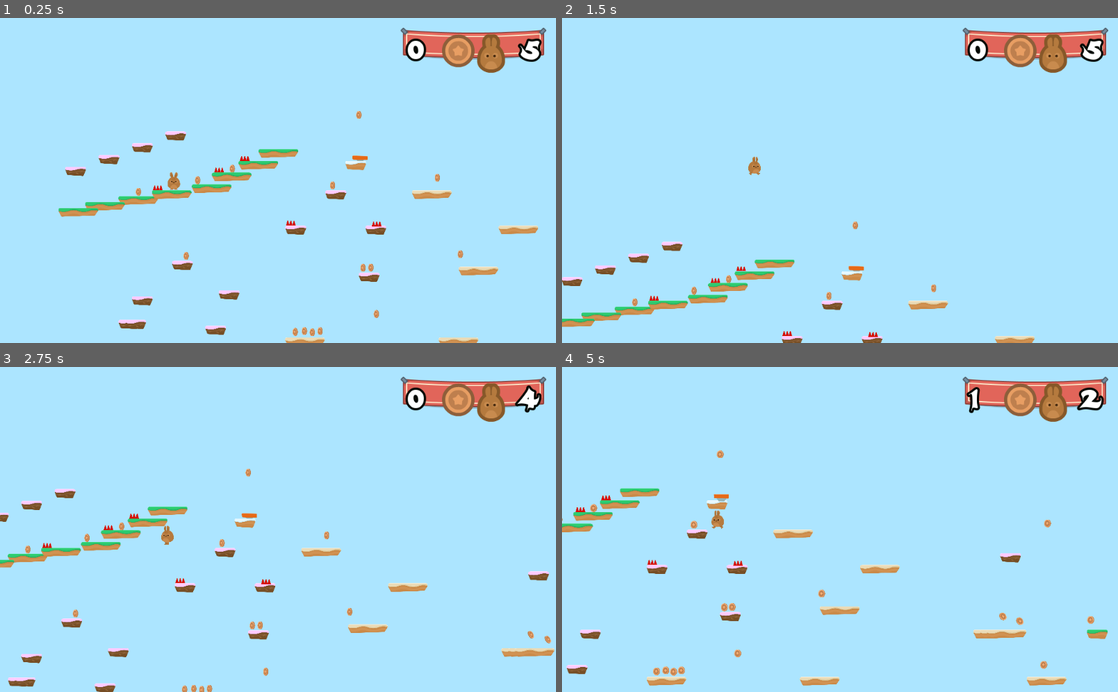
Above: before the commit, frames 1-4 (two rows, left to right).
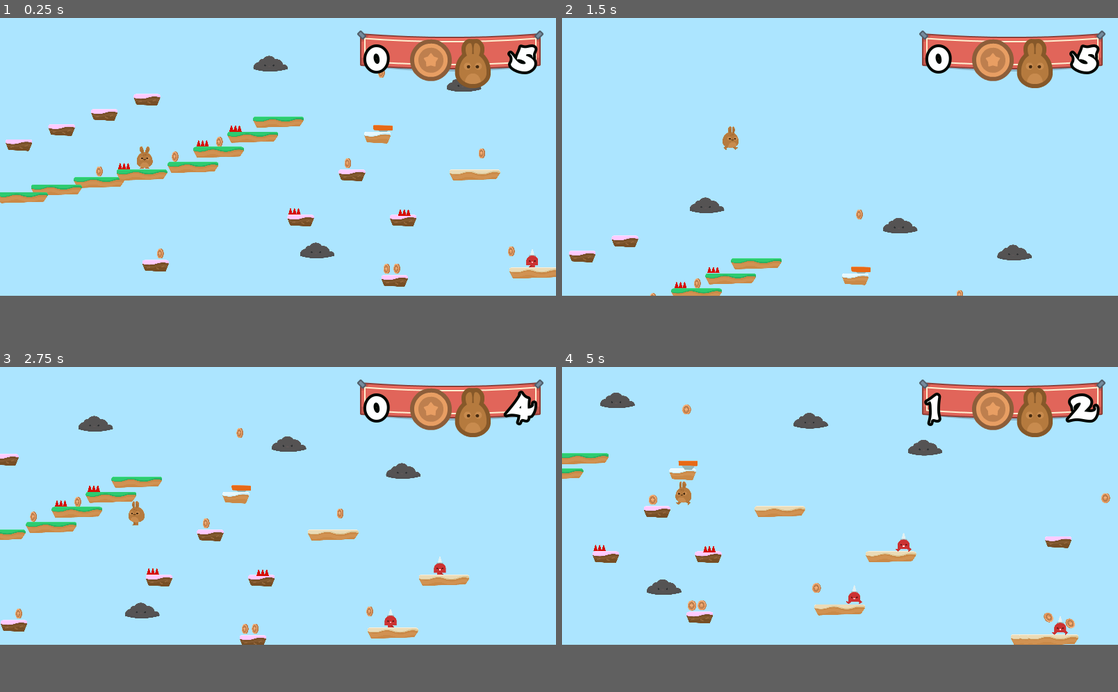
Above: after the commit, the same moments.

Repository: melvyniandrag/HoppyDays2Player
Game: Godot game, scene res://Levels/Level1.tscn
The game is run twice, just before and just after one commit, with the same random seed, the same clock (stepped at 60 frames per second) and the same inputs.
Inputs:
- Up to frame 1 (0.25 s): no input
- Up to frame 2 (1.5 s): hold D (right) from 0.53 s (still down); tap W (jump) at 0.77 s
- Up to frame 3 (2.75 s): tap W (jump) at 1.52 s; release D (right) at 2.03 s; hold A (left) from 2.03 s (still down)
- Up to frame 4 (5 s): release A (left) at 2.78 s; hold D (right) 2.78-4.28 s; tap W (jump) at 3.02, 3.77, 4.52 s; hold A (left) from 4.28 s (still down)
In our replay, the window is 800x468 before the commit and 800x400 after it. These sizes can differ from the game's own. Grey fills any space a smaller window leaves; there, only what the larger window draws over its background counts as a difference.

The runs differ from the first frame. In frame 1, 14% of the frame differs, in the area x 0-100%, y 2-100%; in frame 2, 8.4%; in frame 3, 12%; in frame 4, 11%.

Commit message:
fully functional game

Diff:
--- a/Hazards/SpikeTop.tscn
+++ b/Hazards/SpikeTop.tscn
@@ -4,7 +4,6 @@
 [ext_resource path="res://GFX/Environment/spikes_top.png" type="Texture" id=2]
 
 [node name="SpikeTop" type="Area2D"]
-editor/display_folded = true
 modulate = Color( 0.941176, 0.0588235, 0.0156863, 1 )
 collision_layer = 4
 script = ExtResource( 1 )
--- /dev/null
+++ b/Items/Portal.gd
@@ -0,0 +1,4 @@
+extends Node2D
+
+func _on_Area2D_body_entered(body):
+	get_tree().call_group("Gamestate", "win_game")
--- /dev/null
+++ b/Items/Portal.tscn
@@ -0,0 +1,63 @@
+[gd_scene load_steps=7 format=2]
+
+[ext_resource path="res://Items/Portal.gd" type="Script" id=1]
+[ext_resource path="res://GFX/Items/portal_yellow.png" type="Texture" id=2]
+[ext_resource path="res://GFX/Particles/portal_yellowParticle.png" type="Texture" id=3]
+
+[sub_resource type="RectangleShape2D" id=1]
+extents = Vector2( 115.6, 41.4803 )
+
+[sub_resource type="Animation" id=2]
+resource_name = "PortalStretch"
+length = 2.0
+loop = true
+step = 1.0
+tracks/0/type = "value"
+tracks/0/path = NodePath(".:scale")
+tracks/0/interp = 1
+tracks/0/loop_wrap = true
+tracks/0/imported = false
+tracks/0/enabled = true
+tracks/0/keys = {
+"times": PoolRealArray( 0, 1 ),
+"transitions": PoolRealArray( 1, 1 ),
+"update": 0,
+"values": [ Vector2( 1, 1 ), Vector2( 1.5, 1 ) ]
+}
+
+[sub_resource type="ParticlesMaterial" id=3]
+emission_shape = 1
+emission_sphere_radius = 128.0
+flag_disable_z = true
+gravity = Vector3( 0, 0, 0 )
+initial_velocity = 15.0
+angular_velocity = 50.0
+orbit_velocity = 0.25
+orbit_velocity_random = 1.0
+radial_accel = 4.0
+
+[node name="Portal" type="Node2D"]
+script = ExtResource( 1 )
+
+[node name="Area2D" type="Area2D" parent="."]
+scale = Vector2( 1.23988, 1 )
+collision_layer = 0
+
+[node name="Sprite" type="Sprite" parent="Area2D"]
+texture = ExtResource( 2 )
+
+[node name="CollisionShape2D" type="CollisionShape2D" parent="Area2D"]
+visible = false
+shape = SubResource( 1 )
+
+[node name="AnimationPlayer" type="AnimationPlayer" parent="Area2D"]
+autoplay = "PortalStretch"
+anims/PortalStretch = SubResource( 2 )
+
+[node name="Particles2D" type="Particles2D" parent="Area2D"]
+amount = 30
+lifetime = 2.0
+randomness = 1.0
+process_material = SubResource( 3 )
+texture = ExtResource( 3 )
+[connection signal="body_entered" from="Area2D" to="." method="_on_Area2D_body_entered"]
--- a/Levels/GameState.gd
+++ b/Levels/GameState.gd
@@ -29,3 +29,6 @@
 
 func end_game():
 	get_tree().change_scene("res://Levels/GameOver.tscn")
+
+func win_game():
+	get_tree().change_scene("res://Levels/Victory.tscn")
--- a/Levels/Level1.tscn
+++ b/Levels/Level1.tscn
@@ -1,13 +1,16 @@
-[gd_scene load_steps=9 format=2]
+[gd_scene load_steps=12 format=2]
 
 [ext_resource path="res://Levels/GameState.gd" type="Script" id=1]
 [ext_resource path="res://Player/Player.tscn" type="PackedScene" id=2]
 [ext_resource path="res://Levels/TileSet.tres" type="TileSet" id=3]
 [ext_resource path="res://Hazards/SpikeTop.tscn" type="PackedScene" id=4]
-[ext_resource path="res://SFX/Chiptune_Adventures_1.ogg" type="AudioStream" id=5]
-[ext_resource path="res://Items/JumpPad.tscn" type="PackedScene" id=6]
-[ext_resource path="res://GUI/GUI.tscn" type="PackedScene" id=7]
-[ext_resource path="res://Items/Coin.tscn" type="PackedScene" id=8]
+[ext_resource path="res://Items/Coin.tscn" type="PackedScene" id=5]
+[ext_resource path="res://SFX/Chiptune_Adventures_1.ogg" type="AudioStream" id=6]
+[ext_resource path="res://Items/JumpPad.tscn" type="PackedScene" id=7]
+[ext_resource path="res://GUI/GUI.tscn" type="PackedScene" id=8]
+[ext_resource path="res://NPCs/Spikeman.tscn" type="PackedScene" id=9]
+[ext_resource path="res://NPCs/Cloud.tscn" type="PackedScene" id=10]
+[ext_resource path="res://Items/Portal.tscn" type="PackedScene" id=11]
 
 [node name="Level1" type="Node2D"]
 script = ExtResource( 1 )
@@ -40,118 +43,225 @@
 [node name="SpikeTop5" parent="Hazards" instance=ExtResource( 4 )]
 position = Vector2( 2321.9, 558.092 )
 
-[node name="BGM" type="AudioStreamPlayer" parent="."]
-stream = ExtResource( 5 )
-volume_db = -20.0
-autoplay = true
-
-[node name="JumpPads" type="Node" parent="."]
-
-[node name="JumpPad" parent="JumpPads" instance=ExtResource( 6 )]
-position = Vector2( 2161.24, -155.576 )
-
-[node name="GUI" parent="." instance=ExtResource( 7 )]
-
 [node name="Coins" type="Node" parent="."]
 editor/display_folded = true
 
-[node name="Coin" parent="Coins" instance=ExtResource( 8 )]
+[node name="Coin" parent="Coins" instance=ExtResource( 5 )]
 position = Vector2( 36.1334, 208.734 )
 
-[node name="Coin2" parent="Coins" instance=ExtResource( 8 )]
+[node name="Coin2" parent="Coins" instance=ExtResource( 5 )]
 position = Vector2( 603.88, 83.1028 )
 
-[node name="Coin3" parent="Coins" instance=ExtResource( 8 )]
+[node name="Coin3" parent="Coins" instance=ExtResource( 5 )]
 position = Vector2( 936.248, -42.1614 )
 
-[node name="Coin4" parent="Coins" instance=ExtResource( 8 )]
+[node name="Coin4" parent="Coins" instance=ExtResource( 5 )]
 position = Vector2( 1898.93, 139.151 )
 
-[node name="Coin5" parent="Coins" instance=ExtResource( 8 )]
+[node name="Coin5" parent="Coins" instance=ExtResource( 5 )]
 position = Vector2( 493.76, 905.41 )
 
-[node name="Coin6" parent="Coins" instance=ExtResource( 8 )]
+[node name="Coin6" parent="Coins" instance=ExtResource( 5 )]
 position = Vector2( 2190.82, 1035.7 )
 
-[node name="Coin7" parent="Coins" instance=ExtResource( 8 )]
+[node name="Coin7" parent="Coins" instance=ExtResource( 5 )]
 position = Vector2( 2266.14, 1032.91 )
 
-[node name="Coin8" parent="Coins" instance=ExtResource( 8 )]
+[node name="Coin8" parent="Coins" instance=ExtResource( 5 )]
 position = Vector2( 1540.26, 1732.22 )
 
-[node name="Coin9" parent="Coins" instance=ExtResource( 8 )]
+[node name="Coin9" parent="Coins" instance=ExtResource( 5 )]
 position = Vector2( 1628.78, 1723.37 )
 
-[node name="Coin10" parent="Coins" instance=ExtResource( 8 )]
+[node name="Coin10" parent="Coins" instance=ExtResource( 5 )]
 position = Vector2( 1704.03, 1736.65 )
 
-[node name="Coin11" parent="Coins" instance=ExtResource( 8 )]
+[node name="Coin11" parent="Coins" instance=ExtResource( 5 )]
 position = Vector2( 1779.27, 1723.37 )
 
-[node name="Coin12" parent="Coins" instance=ExtResource( 8 )]
+[node name="Coin12" parent="Coins" instance=ExtResource( 5 )]
 position = Vector2( 2319.25, 1537.48 )
 
-[node name="Coin13" parent="Coins" instance=ExtResource( 8 )]
+[node name="Coin13" parent="Coins" instance=ExtResource( 5 )]
 position = Vector2( 3124.79, 886.847 )
 
-[node name="Coin14" parent="Coins" instance=ExtResource( 8 )]
+[node name="Coin14" parent="Coins" instance=ExtResource( 5 )]
 position = Vector2( 2903.49, 54.7487 )
 
-[node name="Coin15" parent="Coins" instance=ExtResource( 8 )]
+[node name="Coin15" parent="Coins" instance=ExtResource( 5 )]
 position = Vector2( 2151.06, -626.864 )
 
-[node name="Coin16" parent="Coins" instance=ExtResource( 8 )]
+[node name="Coin16" parent="Coins" instance=ExtResource( 5 )]
 position = Vector2( 5255.18, 1661.21 )
 
-[node name="Coin17" parent="Coins" instance=ExtResource( 8 )]
+[node name="Coin17" parent="Coins" instance=ExtResource( 5 )]
 position = Vector2( 5706.12, 1173.32 )
 
-[node name="Coin18" parent="Coins" instance=ExtResource( 8 )]
+[node name="Coin18" parent="Coins" instance=ExtResource( 5 )]
 position = Vector2( 6452.74, 670.64 )
 
-[node name="Coin19" parent="Coins" instance=ExtResource( 8 )]
+[node name="Coin19" parent="Coins" instance=ExtResource( 5 )]
 position = Vector2( 5292.15, 123.608 )
 
-[node name="Coin20" parent="Coins" instance=ExtResource( 8 )]
+[node name="Coin20" parent="Coins" instance=ExtResource( 5 )]
 position = Vector2( 6356.64, 1572.5 )
 
-[node name="Coin21" parent="Coins" instance=ExtResource( 8 )]
+[node name="Coin21" parent="Coins" instance=ExtResource( 5 )]
 position = Vector2( 6445.35, 1579.9 )
 
-[node name="Coin22" parent="Coins" instance=ExtResource( 8 )]
+[node name="Coin22" parent="Coins" instance=ExtResource( 5 )]
 position = Vector2( 6511.88, 1572.5 )
 
-[node name="Coin23" parent="Coins" instance=ExtResource( 8 )]
+[node name="Coin23" parent="Coins" instance=ExtResource( 5 )]
 position = Vector2( 7036.74, 1343.34 )
 
-[node name="Coin24" parent="Coins" instance=ExtResource( 8 )]
+[node name="Coin24" parent="Coins" instance=ExtResource( 5 )]
 position = Vector2( 7465.49, 1018.08 )
 rotation = 0.793633
 
-[node name="Coin25" parent="Coins" instance=ExtResource( 8 )]
+[node name="Coin25" parent="Coins" instance=ExtResource( 5 )]
 position = Vector2( 7724.22, 1387.7 )
 rotation = 0.793633
 
-[node name="Coin26" parent="Coins" instance=ExtResource( 8 )]
+[node name="Coin26" parent="Coins" instance=ExtResource( 5 )]
 position = Vector2( 7724.22, 1387.7 )
 rotation = 3.10365
 
-[node name="Coin27" parent="Coins" instance=ExtResource( 8 )]
-position = Vector2( 7798.14, 1372.91 )
-rotation = 3.10365
-
-[node name="Coin28" parent="Coins" instance=ExtResource( 8 )]
+[node name="Coin27" parent="Coins" instance=ExtResource( 5 )]
+position = Vector2( 12484.4, 2871.3 )
+rotation = 3.10365
+
+[node name="Coin39" parent="Coins" instance=ExtResource( 5 )]
+position = Vector2( 12836.4, 2901.47 )
+rotation = 3.10365
+
+[node name="Coin40" parent="Coins" instance=ExtResource( 5 )]
+position = Vector2( 12665.4, 3012.09 )
+rotation = 2.5214
+
+[node name="Coin42" parent="Coins" instance=ExtResource( 5 )]
+position = Vector2( 13268.8, 2237.76 )
+rotation = 2.5214
+
+[node name="Coin43" parent="Coins" instance=ExtResource( 5 )]
+position = Vector2( 13218.5, 2871.3 )
+rotation = 2.5214
+
+[node name="Coin44" parent="Coins" instance=ExtResource( 5 )]
+position = Vector2( 13158.2, 2458.99 )
+rotation = 2.5214
+
+[node name="Coin41" parent="Coins" instance=ExtResource( 5 )]
+position = Vector2( 13027.4, 2931.64 )
+rotation = 2.5214
+
+[node name="Coin32" parent="Coins" instance=ExtResource( 5 )]
+position = Vector2( 12605.1, 2539.45 )
+rotation = 3.10365
+
+[node name="Coin33" parent="Coins" instance=ExtResource( 5 )]
+position = Vector2( 12343.6, 2640.01 )
+rotation = 3.10365
+
+[node name="Coin34" parent="Coins" instance=ExtResource( 5 )]
+position = Vector2( 12635.2, 2760.68 )
+rotation = 3.10365
+
+[node name="Coin35" parent="Coins" instance=ExtResource( 5 )]
+position = Vector2( 12796.1, 2569.61 )
+rotation = 3.10365
+
+[node name="Coin36" parent="Coins" instance=ExtResource( 5 )]
+position = Vector2( 12916.8, 2720.46 )
+rotation = 3.10365
+
+[node name="Coin37" parent="Coins" instance=ExtResource( 5 )]
+position = Vector2( 12987.2, 2529.39 )
+rotation = 3.10365
+
+[node name="Coin38" parent="Coins" instance=ExtResource( 5 )]
+position = Vector2( 13198.4, 2680.23 )
+rotation = 3.10365
+
+[node name="Coin28" parent="Coins" instance=ExtResource( 5 )]
 position = Vector2( 7576.37, 1018.08 )
 rotation = 3.10365
 
-[node name="Coin29" parent="Coins" instance=ExtResource( 8 )]
+[node name="Coin29" parent="Coins" instance=ExtResource( 5 )]
 position = Vector2( 7066.3, 678.032 )
 rotation = 3.10365
 
-[node name="Coin30" parent="Coins" instance=ExtResource( 8 )]
+[node name="Coin30" parent="Coins" instance=ExtResource( 5 )]
 position = Vector2( 5026.02, 1188.1 )
 rotation = 2.70627
 
-[node name="Coin31" parent="Coins" instance=ExtResource( 8 )]
+[node name="Coin31" parent="Coins" instance=ExtResource( 5 )]
 position = Vector2( 4863.39, 1136.36 )
 rotation = 2.70627
+
+[node name="BGM" type="AudioStreamPlayer" parent="."]
+stream = ExtResource( 6 )
+volume_db = -30.0
+autoplay = true
+
+[node name="JumpPads" type="Node" parent="."]
+editor/display_folded = true
+
+[node name="JumpPad" parent="JumpPads" instance=ExtResource( 7 )]
+position = Vector2( 2161.24, -155.576 )
+
+[node name="GUI" parent="." instance=ExtResource( 8 )]
+
+[node name="NPCs" type="Node" parent="."]
+editor/display_folded = true
+
+[node name="Spikeman" parent="NPCs" instance=ExtResource( 9 )]
+position = Vector2( 4849.36, 1204.95 )
+
+[node name="Spikeman2" parent="NPCs" instance=ExtResource( 9 )]
+position = Vector2( 3675.61, 498.524 )
+
+[node name="Spikeman3" parent="NPCs" instance=ExtResource( 9 )]
+position = Vector2( 3105.04, 1704.88 )
+
+[node name="Spikeman4" parent="NPCs" instance=ExtResource( 9 )]
+position = Vector2( 3306.1, 944.115 )
+
+[node name="Spikeman5" parent="NPCs" instance=ExtResource( 9 )]
+position = Vector2( 5805.75, 2672.14 )
+
+[node name="Cloud" parent="NPCs" instance=ExtResource( 10 )]
+position = Vector2( 2831.42, -531.964 )
+
+[node name="Cloud2" parent="NPCs" instance=ExtResource( 10 )]
+position = Vector2( 1382.47, -704.348 )
+
+[node name="Cloud5" parent="NPCs" instance=ExtResource( 10 )]
+position = Vector2( 8174.75, 2518.06 )
+
+[node name="Cloud6" parent="NPCs" instance=ExtResource( 10 )]
+position = Vector2( 7494.9, 2878.46 )
+
+[node name="Cloud7" parent="NPCs" instance=ExtResource( 10 )]
+position = Vector2( 8985.65, 2763.79 )
+
+[node name="Cloud9" parent="NPCs" instance=ExtResource( 10 )]
+position = Vector2( 12797, 2150.35 )
+
+[node name="Cloud10" parent="NPCs" instance=ExtResource( 10 )]
+position = Vector2( 12424.9, 2180.52 )
+
+[node name="Cloud11" parent="NPCs" instance=ExtResource( 10 )]
+position = Vector2( 13088.6, 2140.29 )
+
+[node name="Cloud8" parent="NPCs" instance=ExtResource( 10 )]
+position = Vector2( 8551.53, 2485.29 )
+
+[node name="Cloud3" parent="NPCs" instance=ExtResource( 10 )]
+position = Vector2( 1731.9, 879.717 )
+
+[node name="Cloud4" parent="NPCs" instance=ExtResource( 10 )]
+position = Vector2( 3688.68, -303.673 )
+
+[node name="Portal" parent="." instance=ExtResource( 11 )]
+position = Vector2( 23805.5, 3052.21 )
--- /dev/null
+++ b/Levels/Victory.tscn
@@ -0,0 +1,25 @@
+[gd_scene load_steps=2 format=2]
+
+[ext_resource path="res://Levels/GameOver.tscn" type="PackedScene" id=1]
+
+[node name="Victory" instance=ExtResource( 1 )]
+
+[node name="VBoxContainer" parent="CenterContainer" index="0"]
+margin_left = 286.0
+margin_right = 886.0
+
+[node name="Label" parent="CenterContainer/VBoxContainer" index="0"]
+margin_right = 600.0
+text = "You Win!"
+
+[node name="HBoxContainer" parent="CenterContainer/VBoxContainer" index="1"]
+margin_right = 600.0
+
+[node name="RestartButton" parent="CenterContainer/VBoxContainer/HBoxContainer" index="0"]
+margin_left = 69.0
+margin_right = 121.0
+
+[node name="Label" parent="CenterContainer/VBoxContainer/HBoxContainer" index="1"]
+margin_left = 125.0
+margin_right = 530.0
+text = "Play Again?"
--- /dev/null
+++ b/NPCs/Cloud.gd
@@ -0,0 +1,16 @@
+extends Node2D
+
+var timeout = false
+
+func _process(delta):
+	if $Sprite/RayCast2D.is_colliding():
+		fire()
+
+func fire():
+	if not timeout:
+		$Sprite/RayCast2D.add_child(load("res://NPCs/Lightning.tscn").instance())
+		$Sprite/Timer.start()
+		timeout = true
+
+func _on_Timer_timeout():
+	timeout = false
--- /dev/null
+++ b/NPCs/Cloud.tscn
@@ -0,0 +1,42 @@
+[gd_scene load_steps=4 format=2]
+
+[ext_resource path="res://NPCs/Cloud.gd" type="Script" id=1]
+[ext_resource path="res://GFX/Enemies/cloud.png" type="Texture" id=2]
+
+[sub_resource type="Animation" id=1]
+resource_name = "CloudDrift"
+length = 8.0
+loop = true
+step = 1.0
+tracks/0/type = "value"
+tracks/0/path = NodePath(".:position")
+tracks/0/interp = 1
+tracks/0/loop_wrap = true
+tracks/0/imported = false
+tracks/0/enabled = true
+tracks/0/keys = {
+"times": PoolRealArray( 0, 2, 6 ),
+"transitions": PoolRealArray( 1, 1, 1 ),
+"update": 0,
+"values": [ Vector2( 0, 0 ), Vector2( -500, 0 ), Vector2( 500, 0 ) ]
+}
+
+[node name="Cloud" type="Node2D"]
+script = ExtResource( 1 )
+
+[node name="Sprite" type="Sprite" parent="."]
+self_modulate = Color( 0.376471, 0.345098, 0.345098, 1 )
+texture = ExtResource( 2 )
+
+[node name="AnimationPlayer" type="AnimationPlayer" parent="Sprite"]
+autoplay = "CloudDrift"
+anims/CloudDrift = SubResource( 1 )
+
+[node name="Timer" type="Timer" parent="Sprite"]
+one_shot = true
+
+[node name="RayCast2D" type="RayCast2D" parent="Sprite"]
+position = Vector2( 0, 60 )
+enabled = true
+cast_to = Vector2( 0, 750 )
+[connection signal="timeout" from="Sprite/Timer" to="." method="_on_Timer_timeout"]
--- /dev/null
+++ b/NPCs/Lightning.gd
@@ -0,0 +1,24 @@
+extends Node2D
+
+const SPEED = 200
+
+func _ready():
+	set_as_toplevel(true)
+	global_position = get_parent().global_position
+
+func _on_VisibilityNotifier2D_screen_exited():
+	queue_free()
+
+func _process(delta):
+	position.y += SPEED * delta
+	manage_collision()
+
+func manage_collision():
+	var collider = $Area2D.get_overlapping_bodies()
+	for object in collider:
+		if object.name == "Player":
+			# only do this if we are colliding with a player.
+			# do not do this stuff if we are colliding with terrain.
+			print("ouchie")
+			get_tree().call_group("Gamestate", "hurt")
+		queue_free() # whether or not we are colliding with a player or terrain, queue_free()
--- /dev/null
+++ b/NPCs/Lightning.tscn
@@ -0,0 +1,35 @@
+[gd_scene load_steps=6 format=2]
+
+[ext_resource path="res://NPCs/Lightning.gd" type="Script" id=1]
+[ext_resource path="res://GFX/Particles/lighting_blue.png" type="Texture" id=2]
+[ext_resource path="res://GFX/Particles/lighting_yellow.png" type="Texture" id=3]
+
+[sub_resource type="SpriteFrames" id=1]
+animations = [ {
+"frames": [ ExtResource( 2 ), ExtResource( 3 ) ],
+"loop": true,
+"name": "default",
+"speed": 5.0
+} ]
+
+[sub_resource type="RectangleShape2D" id=2]
+extents = Vector2( 27.3002, 56.3917 )
+
+[node name="Lightning" type="Node2D"]
+script = ExtResource( 1 )
+
+[node name="Area2D" type="Area2D" parent="."]
+collision_layer = 4
+collision_mask = 3
+
+[node name="AnimatedSprite" type="AnimatedSprite" parent="Area2D"]
+frames = SubResource( 1 )
+frame = 1
+playing = true
+
+[node name="CollisionShape2D" type="CollisionShape2D" parent="Area2D"]
+visible = false
+shape = SubResource( 2 )
+
+[node name="VisibilityNotifier2D" type="VisibilityNotifier2D" parent="Area2D"]
+[connection signal="screen_exited" from="Area2D/VisibilityNotifier2D" to="." method="_on_VisibilityNotifier2D_screen_exited"]
--- /dev/null
+++ b/NPCs/Spikeman.tscn
@@ -0,0 +1,87 @@
+[gd_scene load_steps=8 format=2]
+
+[ext_resource path="res://Hazards/Hazards.gd" type="Script" id=1]
+[ext_resource path="res://GFX/Enemies/spikeMan_walk1.png" type="Texture" id=2]
+[ext_resource path="res://GFX/Enemies/spikeMan_walk2.png" type="Texture" id=3]
+[ext_resource path="res://GFX/Enemies/spikeMan_stand.png" type="Texture" id=4]
+
+[sub_resource type="SpriteFrames" id=1]
+animations = [ {
+"frames": [ ExtResource( 2 ), ExtResource( 3 ) ],
+"loop": true,
+"name": "walk",
+"speed": 5.0
+}, {
+"frames": [ ExtResource( 4 ) ],
+"loop": true,
+"name": "stand",
+"speed": 5.0
+} ]
+
+[sub_resource type="CapsuleShape2D" id=2]
+radius = 45.0462
+height = 70.3393
+
+[sub_resource type="Animation" id=3]
+resource_name = "spikeman"
+length = 6.0
+loop = true
+step = 1.0
+tracks/0/type = "value"
+tracks/0/path = NodePath(".:position")
+tracks/0/interp = 1
+tracks/0/loop_wrap = true
+tracks/0/imported = false
+tracks/0/enabled = true
+tracks/0/keys = {
+"times": PoolRealArray( 0, 1, 2, 4, 5 ),
+"transitions": PoolRealArray( 1, 1, 1, 1, 1 ),
+"update": 0,
+"values": [ Vector2( 0, 0 ), Vector2( -100, 0 ), Vector2( -100, 0 ), Vector2( 100, 0 ), Vector2( 100, 0 ) ]
+}
+tracks/1/type = "value"
+tracks/1/path = NodePath("AnimatedSprite:animation")
+tracks/1/interp = 1
+tracks/1/loop_wrap = true
+tracks/1/imported = false
+tracks/1/enabled = true
+tracks/1/keys = {
+"times": PoolRealArray( 0, 1, 2, 4, 5 ),
+"transitions": PoolRealArray( 1, 1, 1, 1, 1 ),
+"update": 1,
+"values": [ "walk", "stand", "walk", "stand", "walk" ]
+}
+tracks/2/type = "value"
+tracks/2/path = NodePath("AnimatedSprite:flip_h")
+tracks/2/interp = 1
+tracks/2/loop_wrap = true
+tracks/2/imported = false
+tracks/2/enabled = true
+tracks/2/keys = {
+"times": PoolRealArray( 0, 2, 5 ),
+"transitions": PoolRealArray( 1, 1, 1 ),
+"update": 1,
+"values": [ true, false, true ]
+}
+
+[node name="Spikeman" type="Node2D"]
+
+[node name="Area2D" type="Area2D" parent="."]
+collision_layer = 4
+script = ExtResource( 1 )
+
+[node name="AnimatedSprite" type="AnimatedSprite" parent="Area2D"]
+frames = SubResource( 1 )
+animation = "walk"
+playing = true
+flip_h = true
+
+[node name="CollisionShape2D" type="CollisionShape2D" parent="Area2D"]
+visible = false
+position = Vector2( 2.09503, -1.39667 )
+shape = SubResource( 2 )
+
+[node name="AnimationPlayer" type="AnimationPlayer" parent="Area2D"]
+autoplay = "spikeman"
+anims/spikeman = SubResource( 3 )
+[connection signal="body_entered" from="Area2D" to="Area2D" method="_on_SpikeTop_body_entered"]
--- a/Player/Player.tscn
+++ b/Player/Player.tscn
@@ -81,9 +81,9 @@
 
 [node name="JumpSFX" type="AudioStreamPlayer" parent="."]
 stream = ExtResource( 8 )
-volume_db = -20.0
+volume_db = -30.0
 
 [node name="PainSFX" type="AudioStreamPlayer" parent="."]
 stream = ExtResource( 9 )
-volume_db = -20.0
+volume_db = -30.0
 [connection signal="animate" from="." to="AnimatedSprite" method="_on_Player_animate"]
--- a/project.godot
+++ b/project.godot
@@ -18,6 +18,11 @@
 config/name="HoppyDays"
 run/main_scene="res://Levels/Level1.tscn"
 config/icon="res://icon.png"
+
+[display]
+
+window/size/width=800
+window/size/height=400
 
 [input]
 
